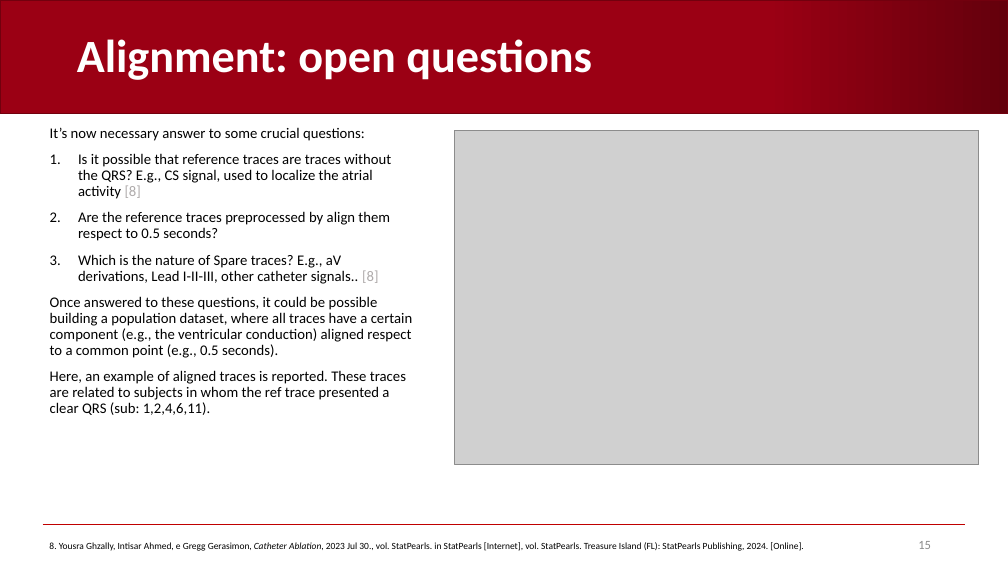
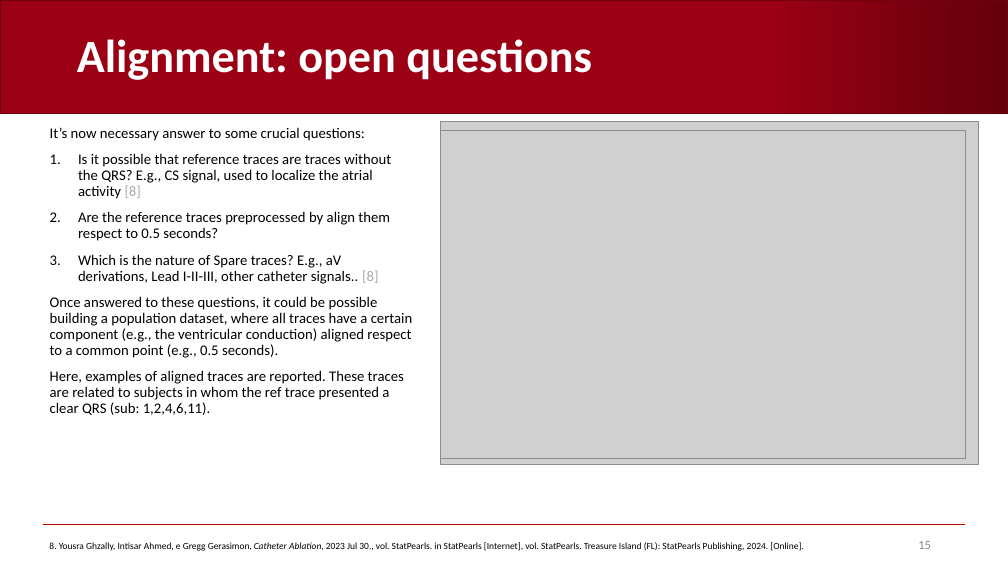
Before and after one commit to AndreaCorrado00/Tesi_magistrale_Corrado_Andrea, a slide deck: slide 15 of Documentation/4. Recap filters-spectrum-alignment .pptx. Drawn at 1008x567 pixels with LibreOffice and Linux fonts; fonts in the diff are those of the drawing; grey boxes stand for pictures; background and template pictures are left out. Boxes give left, top, right and bottom in pixels: in the first picture for what was removed or moved away, otherwise in the second. Text is boxed around its words. In the diff, an @@ line names an element or a change of style, - is before the commit and + after.

```diff
--- a/Documentation/4. Recap filters-spectrum-alignment .pptx
+++ b/Documentation/4. Recap filters-spectrum-alignment .pptx
@@ picture: place and size @@
-picture at bbox=[454, 131, 979, 464]
+picture at bbox=[440, 122, 979, 464]
@@ picture added at bbox=[440, 131, 966, 459] @@
@@ text at bbox=[50, 370, 404, 415]: text changed @@
-Here, an example of aligned traces is reported. These traces are related to subjects in whom the ref trace presented a clear QRS (sub: 1,2,4,6,11).
+Here, examples of aligned traces are reported. These traces are related to subjects in whom the ref trace presented a clear QRS (sub: 1,2,4,6,11).
```
Also in this commit, not shown: 7 other slides changed, 3 slides added, 5 other files.
